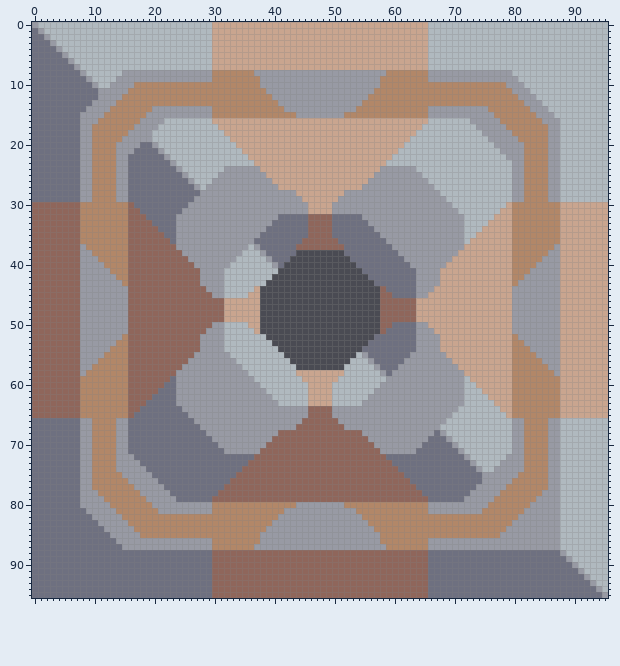
One commit to this sprite sheet: sprites/blocks/crafter/big-kiln.png. The first picture shows the starting point.
The file is 96x96 pixels. Colours within 5 levels of each other are drawn and written as one.
The result:
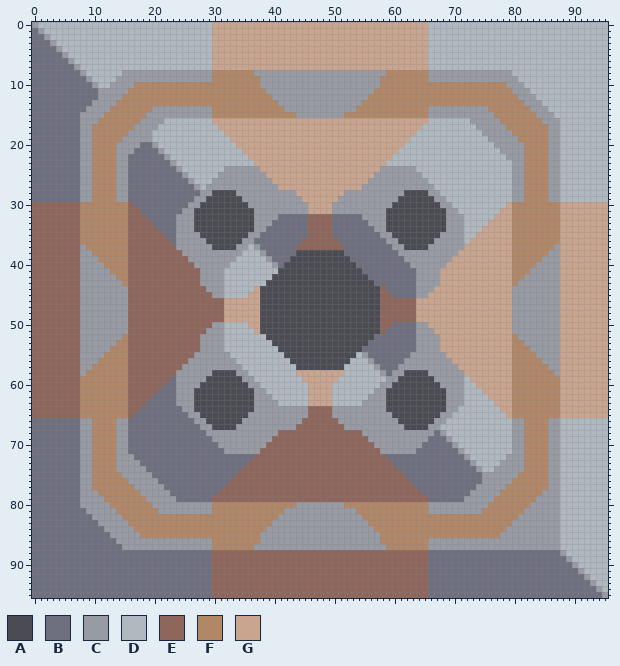
Palette (. is transparent): A #4a4b53  B #6e7080  C #989aa4  D #b0b9bf  E #8f665b  F #b28768  G #c9a58f
From old to new:
y 28: x 30..33 CCCC -> AAAA; x 62..65 CCCC -> AAAA
y 29: x 29..34 CCCCCC -> AAAAAA; x 61..66 CCCCCC -> AAAAAA
y 30: x 28..35 CCCCCCCC -> AAAAAAAA; x 60..67 CCCCCCCC -> AAAAAAAA
y 31..34: x 27..36 CCCCCCCCCC -> AAAAAAAAAA; x 59..68 CCCCCCCCCC -> AAAAAAAAAA
y 35: x 28..35 CCCCCCCC -> AAAAAAAA; x 60..67 CCCCCCCC -> AAAAAAAA
y 36: x 29..34 CCCCCC -> AAAAAA; x 61..66 CCCCCC -> AAAAAA
y 37: x 30..33 CCCC -> AAAA; x 62..65 CCCC -> AAAA
y 58: x 30..33 CCCC -> AAAA; x 62..65 CCCC -> AAAA
y 59: x 29..34 CCCCCC -> AAAAAA; x 61..66 CCCCCC -> AAAAAA
y 60: x 28..35 CCCCCCCC -> AAAAAAAA; x 60..67 CCCCCCCC -> AAAAAAAA
y 61..64: x 27..36 CCCCCCCCCC -> AAAAAAAAAA; x 59..68 CCCCCCCCCC -> AAAAAAAAAA
y 65: x 28..35 CCCCCCCC -> AAAAAAAA; x 60..67 CCCCCCCC -> AAAAAAAA
y 66: x 29..34 CCCCCC -> AAAAAA; x 61..66 CCCCCC -> AAAAAA
y 67: x 30..33 CCCC -> AAAA; x 62..65 CCCC -> AAAA
